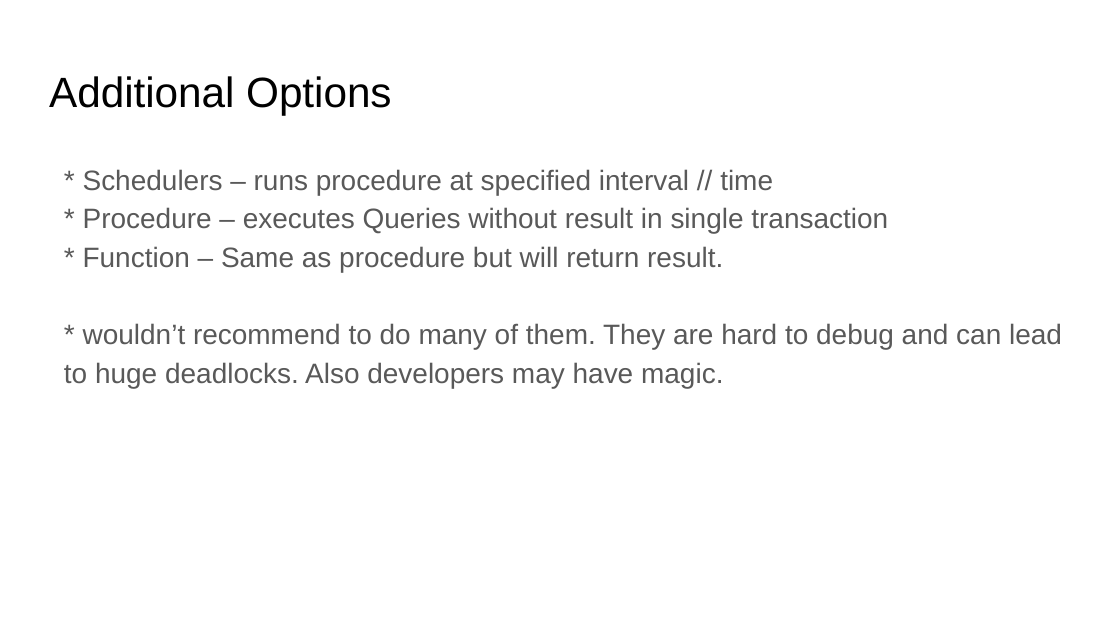
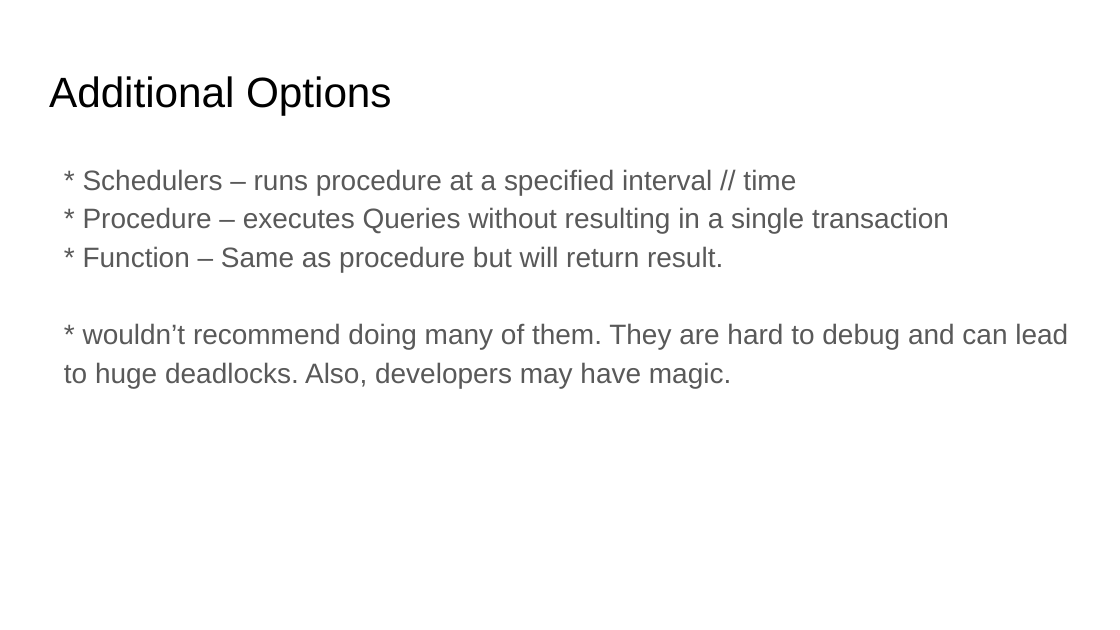
Before and after one commit to Neznajki/devclub-high-load-db, a slide deck: slide 22 of High Load System DB.pptx (slide 23 before the commit). Drawn at 1120x630 pixels with LibreOffice and Linux fonts; fonts in the diff are those of the drawing. Boxes give left, top, right and bottom in pixels: in the first picture for what was removed or moved away, otherwise in the second. Text is boxed around its words. In the diff, an @@ line names an element or a change of style, - is before the commit and + after.

Commit message:
fixed grammar.

```diff
--- a/High Load System DB.pptx
+++ b/High Load System DB.pptx
@@ text at box(83, 169, 949, 233): text changed @@
-* Schedulers – runs procedure at specified interval // time
-* Procedure – executes Queries without result in single transaction
+* Schedulers – runs procedure at a specified interval // time
+* Procedure – executes Queries without resulting in a single transaction
@@ text at box(64, 323, 1068, 388): text changed @@
-* wouldn’t recommend to do many of them. They are hard to debug and can lead to huge deadlocks. Also developers may have magic.
+* wouldn’t recommend doing many of them. They are hard to debug and can lead to huge deadlocks. Also, developers may have magic.
```
Also in this commit, not shown: 22 other slides changed, 1 slide removed.
